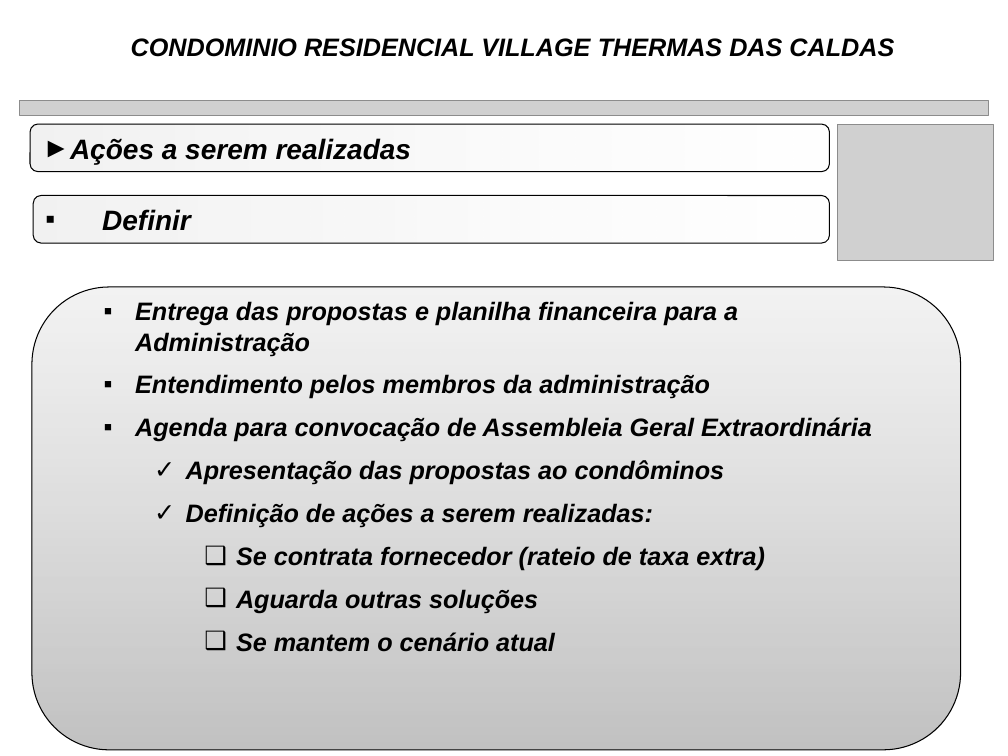
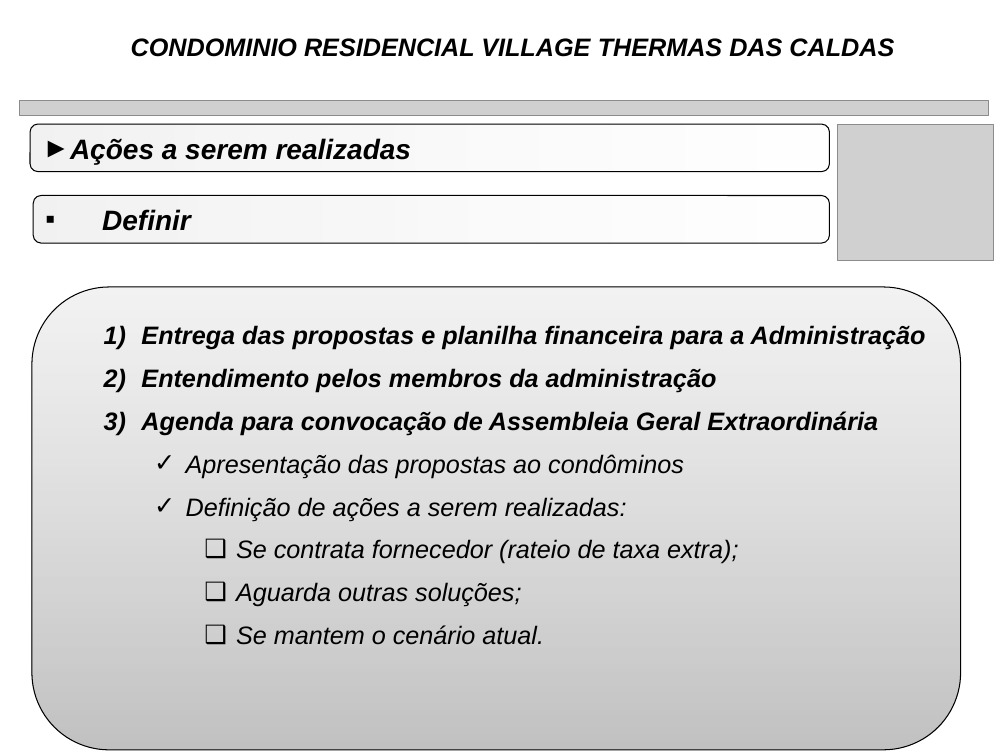
Before and after one commit to rwlc71/Village, a slide deck: slide 20 of Manutenção Village/FossaSepticas.pptx. Drawn at 1008x756 pixels with LibreOffice and Linux fonts; fonts in the diff are those of the drawing; grey boxes stand for pictures. Boxes give left, top, right and bottom in pixels: in the first picture for what was removed or moved away, otherwise in the second. Text is boxed around its words. In the diff, an @@ line names an element or a change of style, - is before the commit and + after.

Commit message:
Atualização da apresentação

```diff
--- a/Manutenção Village/FossaSepticas.pptx
+++ b/Manutenção Village/FossaSepticas.pptx
@@ text "Entrega das propostas e planilha ...": place and size @@
-text "Entrega das propostas e planilha ..." at (135,301,872,652)
+text "Entrega das propostas e planilha ..." at (141,325,926,645)
@@ text at (141,325,926,521): bold off in "Apresentação das propostas ao condôminos", "Definição de ações a serem realizadas:"; bullet ▪ to 1) @@
@@ text at (236,539,738,645): text changed; bold off @@
-      ❑ Se contrata fornecedor (rateio de taxa extra)
-      ❑ Aguarda outras soluções
-      ❑ Se mantem o cenário atual
+      ❑ Se contrata fornecedor (rateio de taxa extra);
+      ❑ Aguarda outras soluções;
+      ❑ Se mantem o cenário atual.
```
Also in this commit, not shown: 16 other slides changed.
